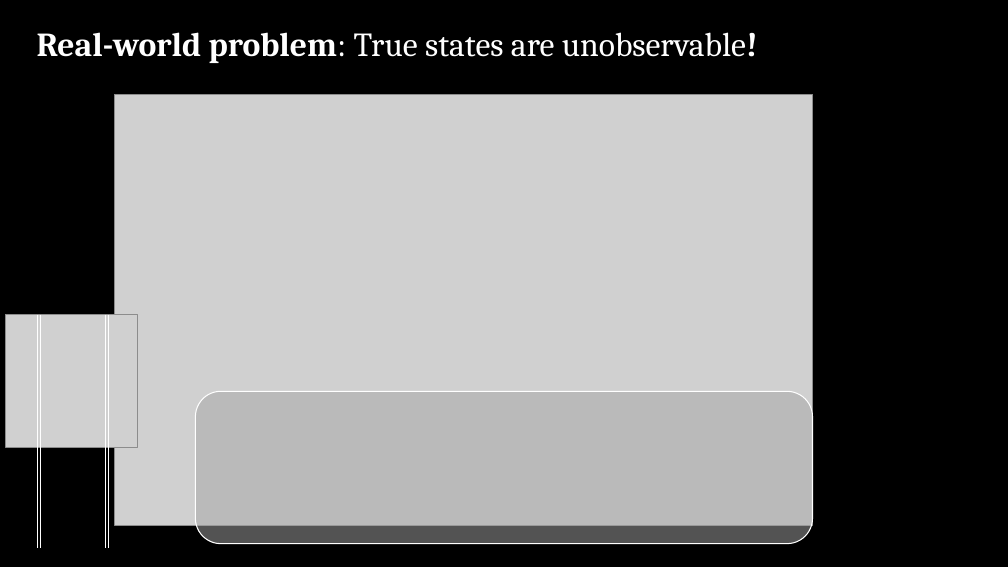
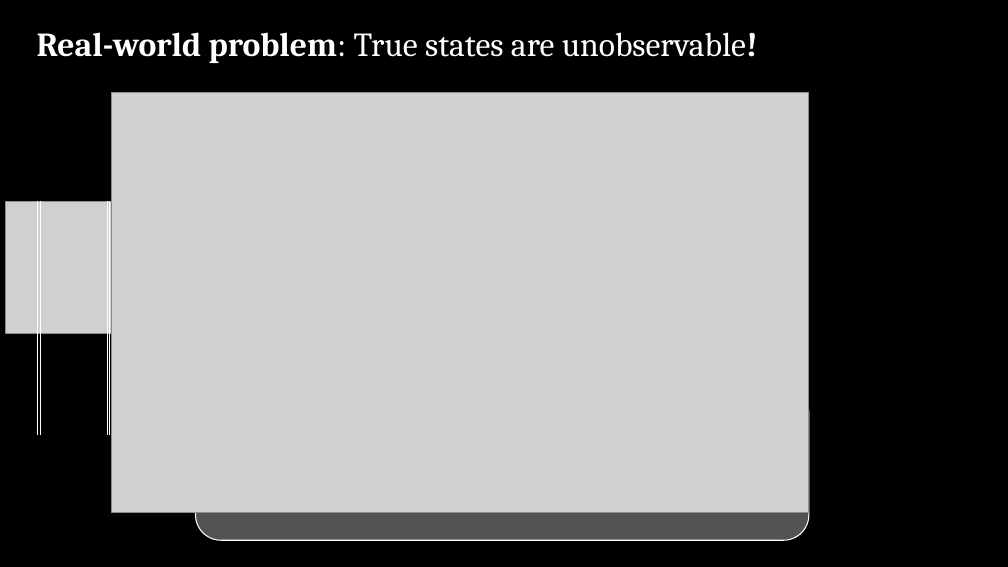
Before and after one commit to sisl/StateEstimation.jl, a slide deck: slide 9 of slides/MDPs to POMDPs.pptx. Drawn at 1008x567 pixels with LibreOffice and Linux fonts; fonts in the diff are those of the drawing; grey boxes stand for pictures. Boxes give left, top, right and bottom in pixels: in the first picture for what was removed or moved away, otherwise in the second. Text is boxed around its words. In the diff, an @@ line names an element or a change of style, - is before the commit and + after.

```diff
--- a/slides/MDPs to POMDPs.pptx
+++ b/slides/MDPs to POMDPs.pptx
@@ rectangle added at bbox=[206, 83, 801, 541], fill #000000 @@
@@ picture: place and size @@
-picture at bbox=[115, 95, 813, 525]
+picture at bbox=[112, 93, 809, 513]
@@ 3 lines, 1 picture: place and size @@
-3 lines, 1 picture at bbox=[5, 315, 138, 548]
+3 lines, 1 picture at bbox=[5, 201, 138, 435]
@@ line moved from (106, 315) - (106, 548) to (110, 201) - (110, 435) @@
@@ rounded rectangle: place and size @@
-rounded rectangle at bbox=[196, 392, 813, 544]
+rounded rectangle at bbox=[196, 388, 809, 540]
```
Also in this commit, not shown: 12 other slides changed.
